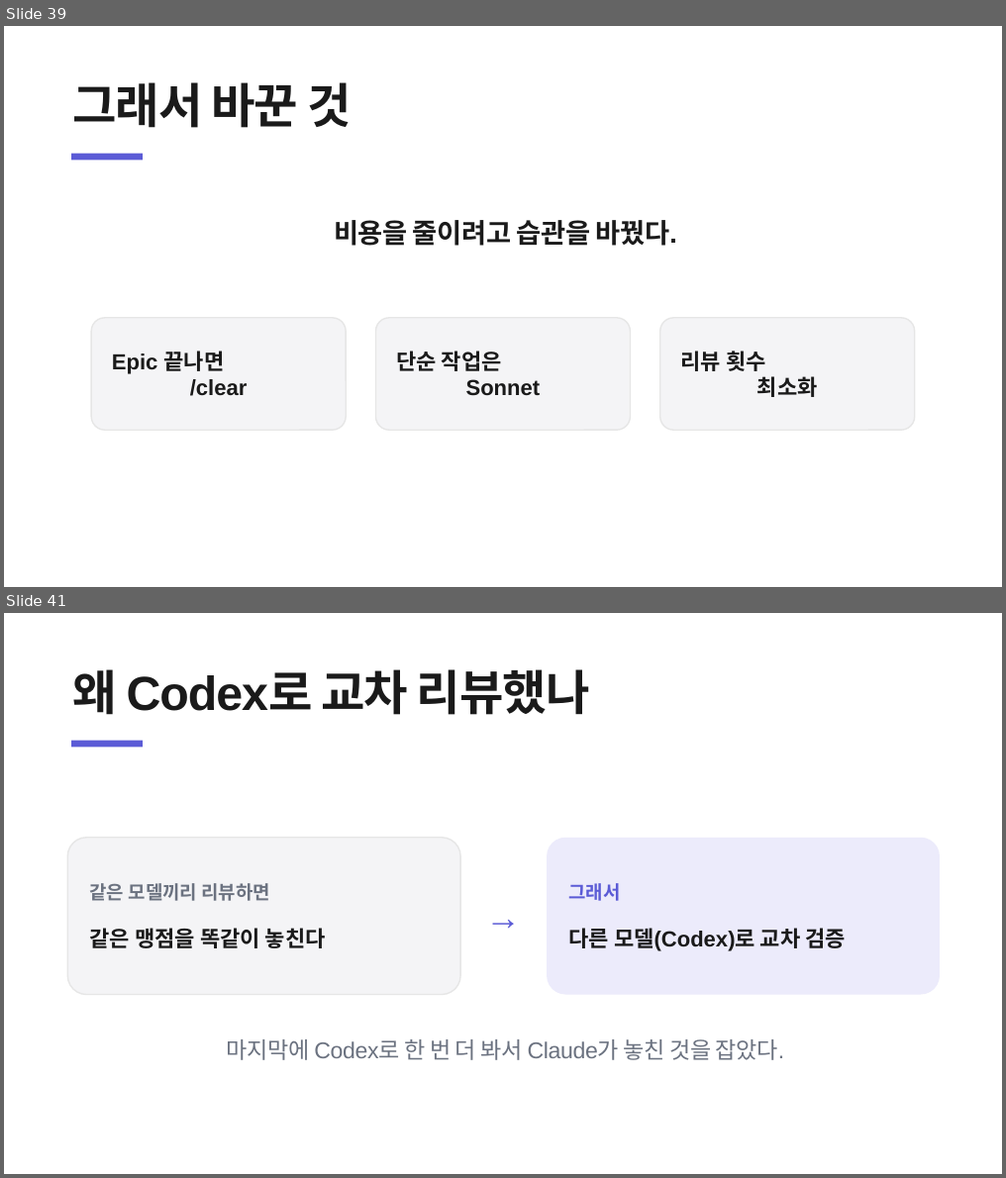
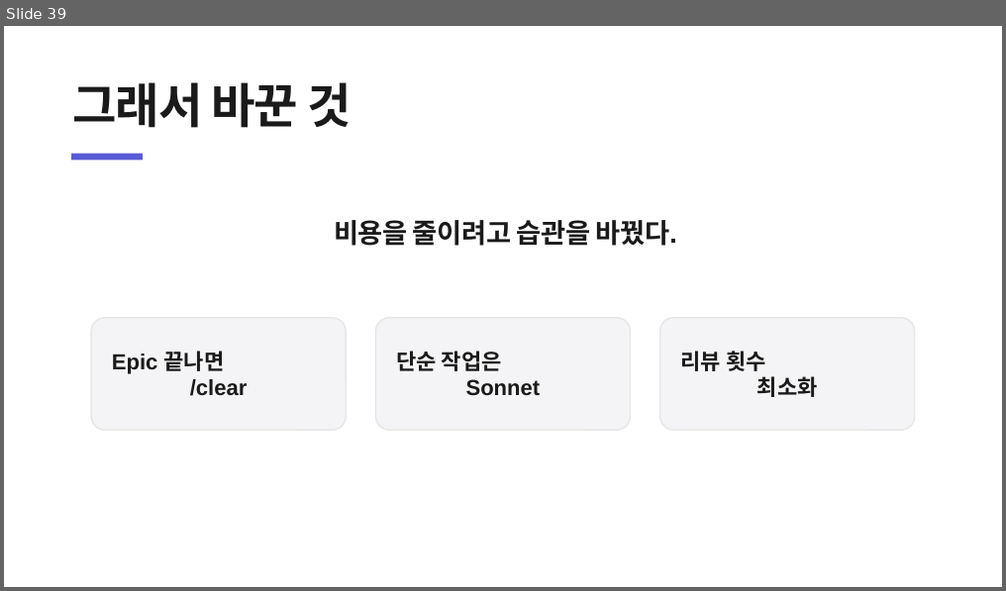
Before and after one commit to heyoonyoon/distributed-programming, a slide deck: docs/presentation/보험발표-figma.pptx. Shown one above the other, each under a label of ours: slides 39 and 41 before the commit, slide 39 after it; the slides between them are not shown. The pictures are 1006x1178 and 1006x591 pixels, drawn with LibreOffice and Linux fonts; fonts in the diff are those of the drawing. Boxes give left, top, right and bottom in pixels: in the first picture for what was removed or moved away, otherwise in the second. Text is boxed around its words. In the diff, an @@ line names an element or a change of style, - is before the commit and + after.

```diff
--- a/docs/presentation/보험발표-figma.pptx
+++ b/docs/presentation/보험발표-figma.pptx
@@ slide 41 removed at [4,613,1002,1174], background #FFFFFF @@
@@ text removed at [72,669,590,715] @@
-왜 Codex로 교차 리뷰했나
@@ rectangle removed at [71,741,143,747] @@
@@ rounded rectangle removed at [67,838,460,995] @@
-같은 모델끼리 리뷰하면
-같은 맹점을 똑같이 놓친다
@@ rounded rectangle removed at [547,838,940,995] @@
-그래서
-다른 모델(Codex)로 교차 검증
@@ text removed at [473,890,534,943] @@
-→
@@ text removed at [227,1040,784,1060] @@
-마지막에 Codex로 한 번 더 봐서 Claude가 놓친 것을 잡았다.
```
Also in this commit, not shown: 4 slides changed, 2 slides added, 6 other slides removed, 1 other file.
